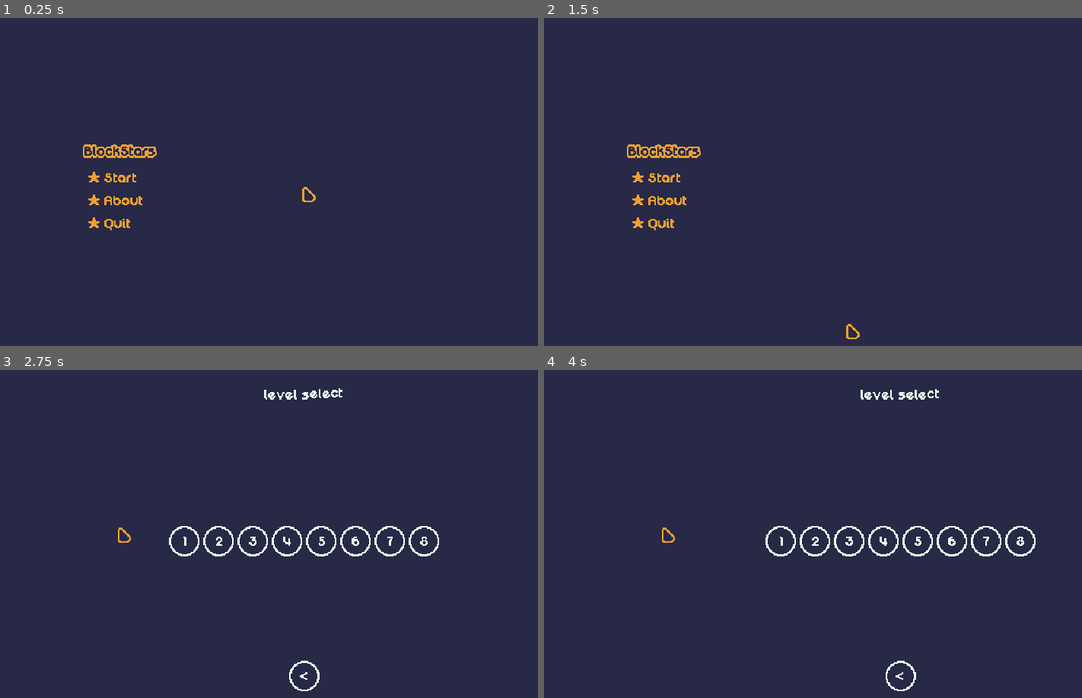
Above: before the commit, frames 1-4 (two rows, left to right).
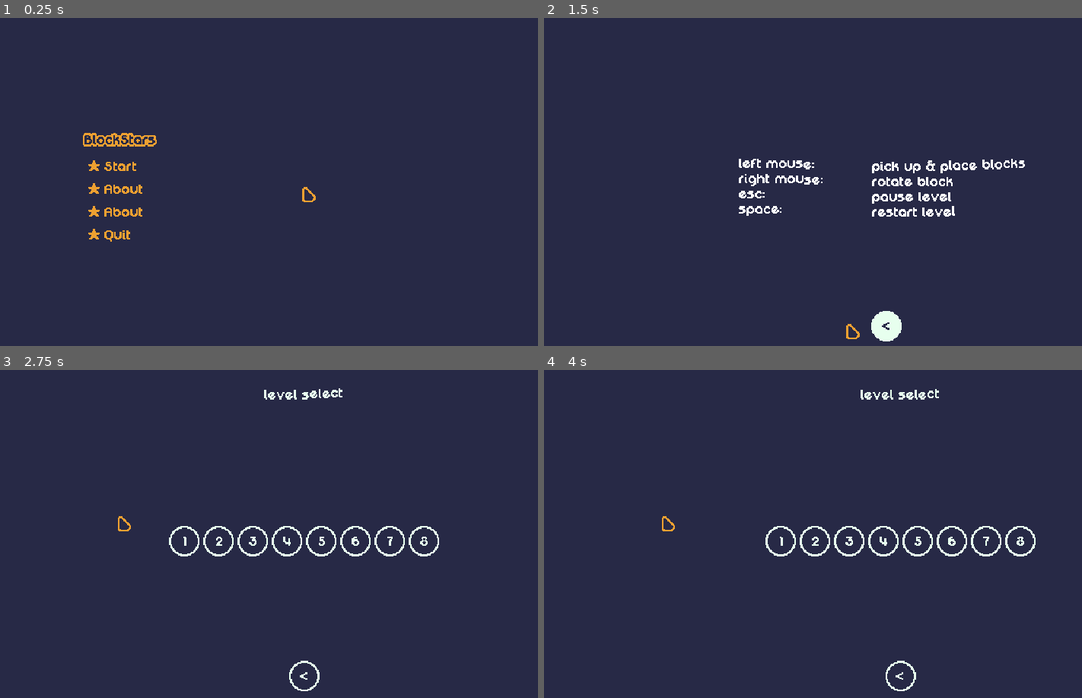
Above: after the commit, the same moments.

Repository: mrbartchak/brackeys-game-jam-2026.1
Game: Godot game, scene res://ui/screens/main_menu.tscn
The game is run twice, just before and just after one commit, with the same random seed, the same clock (stepped at 60 frames per second) and the same inputs.
Inputs (mouse positions are in pixels of both pictures, inside the frame that each line leads up to; where the layout moved, square brackets give the same spot in the first picture):
- Up to frame 1 (0.25 s): no input
- Up to frame 2 (1.5 s): click (662, 188) at 0.52 s; click (850, 326) at 1.27 s
- Up to frame 3 (2.75 s): click (118, 517) [118, 530] at 2 s
- Up to frame 4 (4 s): click (850, 675) at 2.75 s; click (662, 517) [662, 530] at 3.5 s

The runs differ from the first frame. In frame 1, 1.4% of the frame differs, in the area x 15-30%, y 35-69%; in frame 2, 2.6%, in the area x 15-90%, y 38-99%; in frame 3, less than 0.1%; in frame 4, less than 0.1%.

Commit message:
controls menu

Diff:
--- a/core/transition_manager.gd
+++ b/core/transition_manager.gd
@@ -5,7 +5,8 @@
 var scenes: Dictionary = {
 	"main_menu": preload("res://ui/screens/main_menu.tscn"),
 	"level_select": preload("res://ui/screens/level_select.tscn"),
-	"about": preload("res://ui/screens/about.tscn")
+	"about": preload("res://ui/screens/about.tscn"),
+	"controls": preload("res://ui/screens/controls.tscn")
 }
 
 func transition_to(scene_name: String, duration: float = 0.6, direction: TransitionDirection = TransitionDirection.LEFT) -> void:
--- /dev/null
+++ b/ui/screens/controls.tscn
@@ -0,0 +1,55 @@
+[gd_scene load_steps=3 format=3 uid="uid://btklv0vi18fjx"]
+
+[ext_resource type="PackedScene" uid="uid://fh6ephdx8b5i" path="res://ui/components/back_button.tscn" id="1_2try8"]
+[ext_resource type="Texture2D" uid="uid://bmrsfka7pn13d" path="res://ui/assets/background.png" id="1_jr4f2"]
+
+[node name="Controls" type="Control"]
+layout_mode = 3
+anchors_preset = 15
+anchor_right = 1.0
+anchor_bottom = 1.0
+grow_horizontal = 2
+grow_vertical = 2
+
+[node name="Background" type="TextureRect" parent="."]
+layout_mode = 0
+offset_right = 640.0
+offset_bottom = 360.0
+texture = ExtResource("1_jr4f2")
+
+[node name="RichTextLabel" type="RichTextLabel" parent="."]
+custom_minimum_size = Vector2(310, 120)
+layout_mode = 1
+anchors_preset = 8
+anchor_left = 0.5
+anchor_top = 0.5
+anchor_right = 0.5
+anchor_bottom = 0.5
+offset_left = -155.0
+offset_top = -50.0
+offset_right = 155.0
+offset_bottom = 50.0
+grow_horizontal = 2
+grow_vertical = 2
+bbcode_enabled = true
+text = "[wave]left mouse: 			pick up & place blocks
+right mouse: 			rotate block
+esc: 						pause level
+space: 					restart level"
+scroll_active = false
+vertical_alignment = 1
+
+[node name="BackButton" parent="." instance=ExtResource("1_2try8")]
+layout_mode = 1
+anchors_preset = 7
+anchor_left = 0.5
+anchor_top = 1.0
+anchor_right = 0.5
+anchor_bottom = 1.0
+offset_left = -16.0
+offset_top = -52.0
+offset_right = 16.0
+offset_bottom = -20.0
+grow_horizontal = 2
+grow_vertical = 0
+back_scene_name = "main_menu"
--- a/ui/screens/main_menu.gd
+++ b/ui/screens/main_menu.gd
@@ -2,12 +2,15 @@
 extends Control
 
 @onready var play_btn: TextureButton = %PlayButton
+@onready var controls_btn: TextureButton = %ControlsButton
 @onready var about_btn: TextureButton = %AboutButton
 @onready var quit_btn: TextureButton = %QuitButton
 
 func _ready() -> void:
 	play_btn.pressed.connect(func():
 		TransitionManager.transition_to("level_select"))
+	controls_btn.pressed.connect(func():
+		TransitionManager.transition_to("controls"))
 	about_btn.pressed.connect(func():
 		TransitionManager.transition_to("about"))
 	quit_btn.pressed.connect(func():
--- a/ui/screens/main_menu.tscn
+++ b/ui/screens/main_menu.tscn
@@ -74,6 +74,15 @@
 texture_hover = SubResource("AtlasTexture_0dkrt")
 texture_focused = SubResource("AtlasTexture_wk0pr")
 
+[node name="ControlsButton" type="TextureButton" parent="LeftGroup/MenuButtons"]
+unique_name_in_owner = true
+custom_minimum_size = Vector2(66, 22)
+layout_mode = 2
+texture_normal = SubResource("AtlasTexture_rmr83")
+texture_pressed = SubResource("AtlasTexture_8uxxo")
+texture_hover = SubResource("AtlasTexture_8uxxo")
+texture_focused = SubResource("AtlasTexture_rmr83")
+
 [node name="AboutButton" type="TextureButton" parent="LeftGroup/MenuButtons"]
 unique_name_in_owner = true
 custom_minimum_size = Vector2(66, 22)
